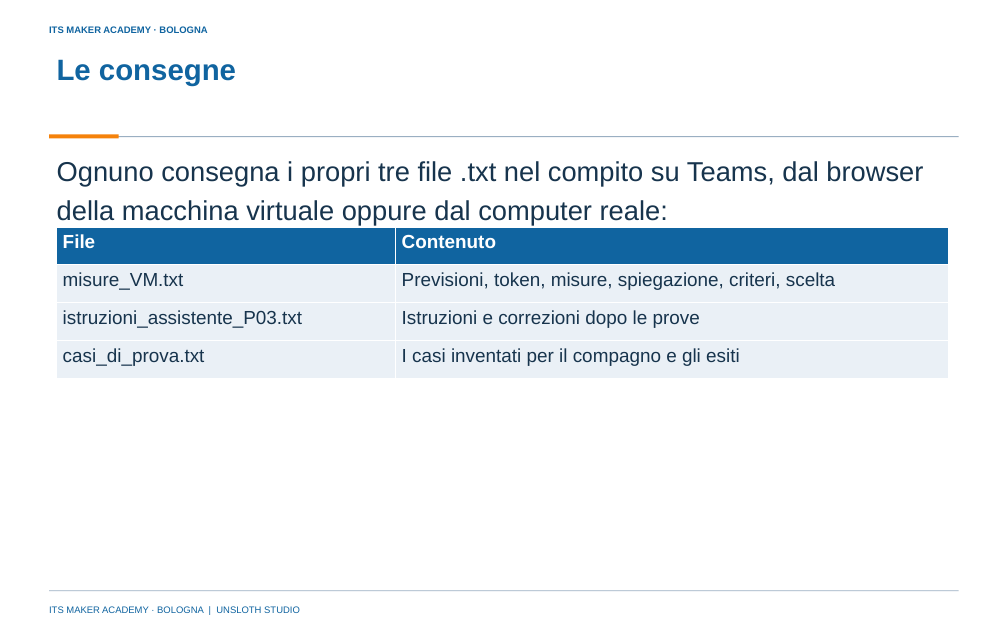
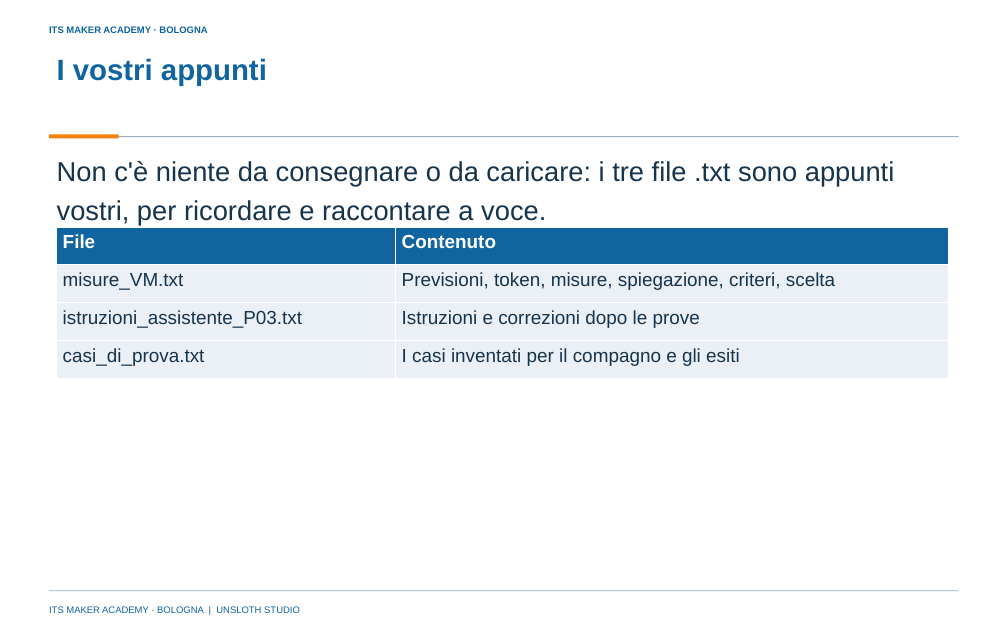
Before and after one commit to franzo9393/ITSCorso_UnslothStudio-Git, a slide deck: slide 20 of lezione 4 - modello locale e istruzioni di sistema/Lezione4_Modello_locale_e_istruzioni_di_sistema_ITS_MAKER.pptx. Drawn at 1008x630 pixels with LibreOffice and Linux fonts; fonts in the diff are those of the drawing; background and template pictures are left out. Boxes give left, top, right and bottom in pixels: in the first picture for what was removed or moved away, otherwise in the second. Text is boxed around its words. In the diff, an @@ line names an element or a change of style, - is before the commit and + after.

Commit message:
Lezione 4: niente consegna di file, verifica a voce, correzioni dalla revisione didattica

```diff
--- a/lezione 4 - modello locale e istruzioni di sistema/Lezione4_Modello_locale_e_istruzioni_di_sistema_ITS_MAKER.pptx
+++ b/lezione 4 - modello locale e istruzioni di sistema/Lezione4_Modello_locale_e_istruzioni_di_sistema_ITS_MAKER.pptx
@@ title at [57, 58, 267, 85]: text changed @@
-Le consegne
+I vostri appunti
@@ text at [57, 161, 894, 225]: text changed @@
-Ognuno consegna i propri tre file .txt nel compito su Teams, dal browser della macchina virtuale oppure dal computer reale:
+Non c'è niente da consegnare o da caricare: i tre file .txt sono appunti vostri, per ricordare e raccontare a voce.
```
Also in this commit, not shown: 6 other slides changed, 10 other files.
